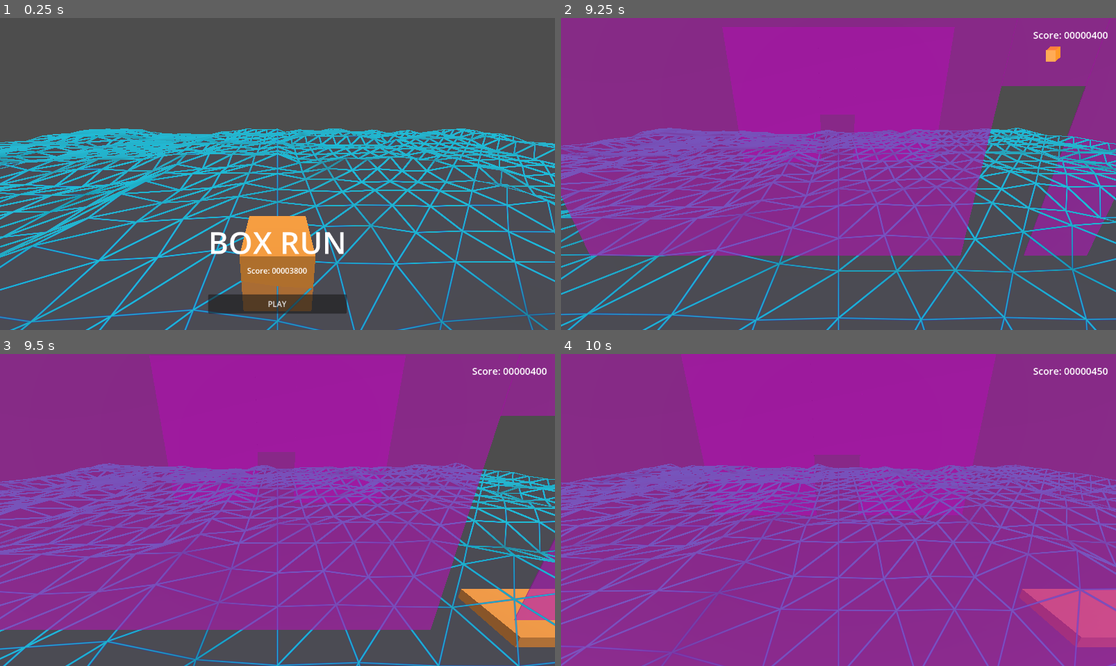
Above: before the commit, frames 1-4 (two rows, left to right).
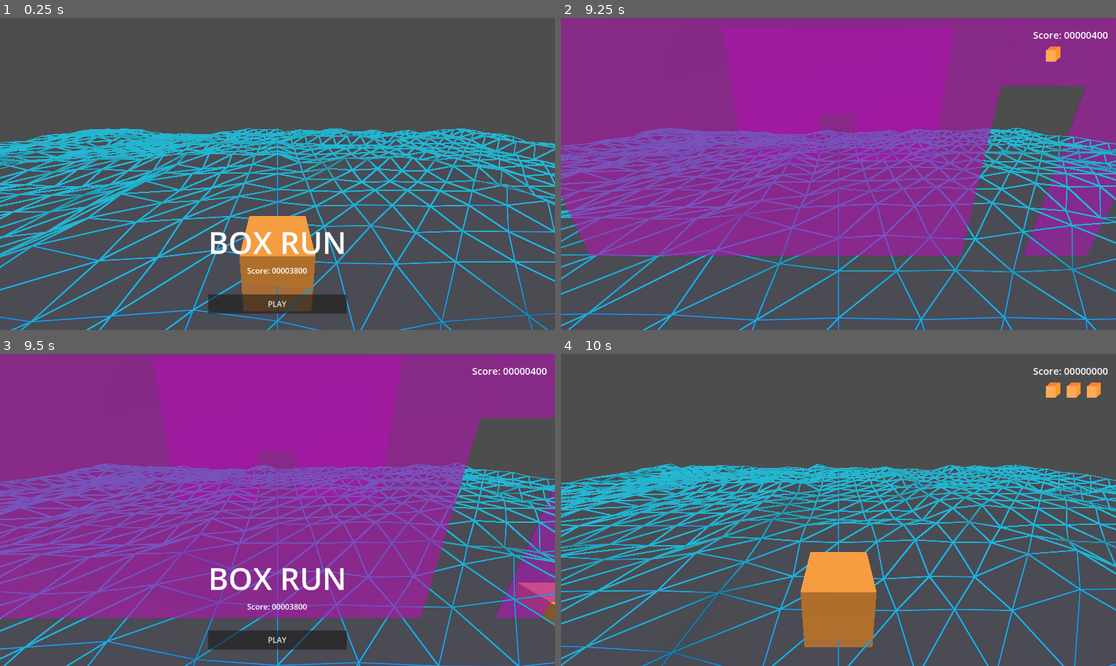
Above: after the commit, the same moments.

Repository: gabriellebrand/Neon-Strech
Game: Godot game, scene res://Scenes/GameLoop.tscn
Same seed, same stepped clock (60 frames per second), same inputs: the game is played once before the commit and once after it.
Inputs (mouse positions are in pixels of both pictures, inside the frame that each line leads up to):
- Up to frame 1 (0.25 s): no input
- Up to frame 2 (9.25 s): click "PLAY" at 0.5 s; hold D (move_right) 1.28-2.03 s; hold S (stretch_down) 2.03-2.78 s; hold D (move_right) 2.78-3.53 s; hold W (stretch_up) 3.53-4.28 s; hold A (move_left) 4.28-5.78 s; hold S (stretch_down) 5.78-6.53 s; hold D (move_right) 6.53-7.28 s; hold W (stretch_up) 7.28-8.03 s; hold D (move_right) 8.03-8.78 s; hold S (stretch_down) from 8.78 s (still down)
- Up to frame 3 (9.5 s): keep holding S (stretch_down)
- Up to frame 4 (10 s): release S (stretch_down) at 9.5 s; click (838, 641) at 9.5 s, where only the run after the commit has a clickable "PLAY"

Frames 1-2 are identical in both runs. In frame 3, 10% of the frame differs, in the area x 0-100%, y 19-95%; in frame 4, 100%, in the area x 0-100%, y 0-100%.

Commit message:
no zero life

Diff:
--- a/GameJam/Scripts/Killzone.gd
+++ b/GameJam/Scripts/Killzone.gd
@@ -2,5 +2,3 @@
 
 func _on_body_entered(body):
     body.hit()
-    if body.lives < 0:
-        GameManager.end_run()
--- a/GameJam/Scripts/Player.gd
+++ b/GameJam/Scripts/Player.gd
@@ -42,6 +42,11 @@
     lives -= 1
     state_changed.emit(lives)
 
+    # game over
+    if lives <= 0:
+        GameManager.end_run()
+        return
+
     # player is invincible for some time (avoid multiple collision)
     invincible = true
     await get_tree().create_timer(0.5).timeout
